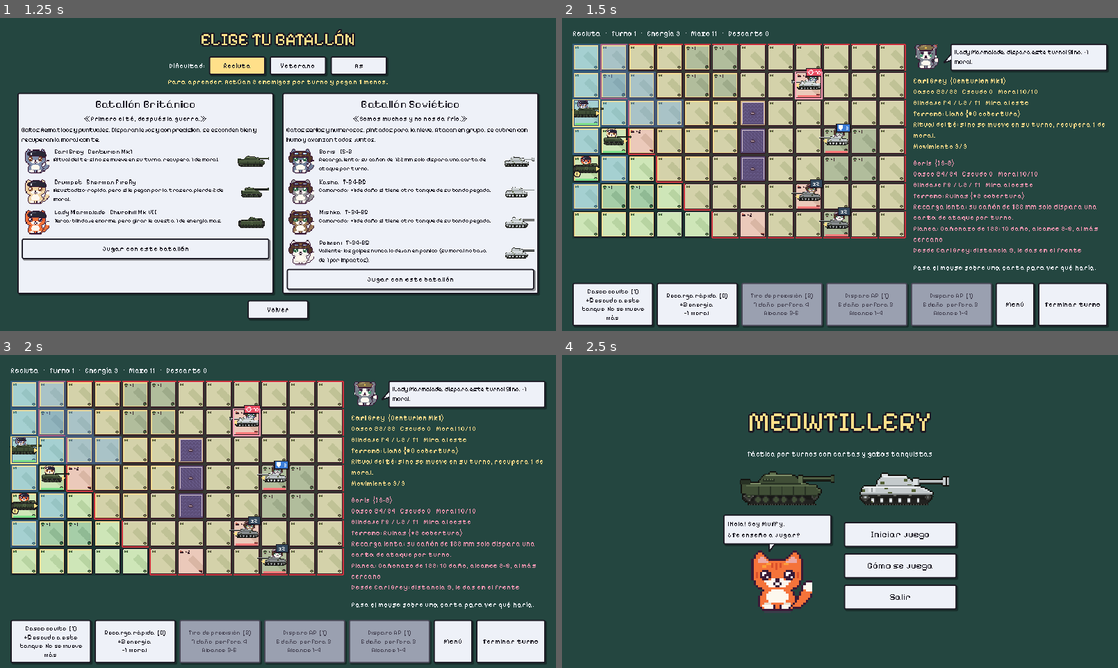
Above: before the commit, frames 1-4 (two rows, left to right).
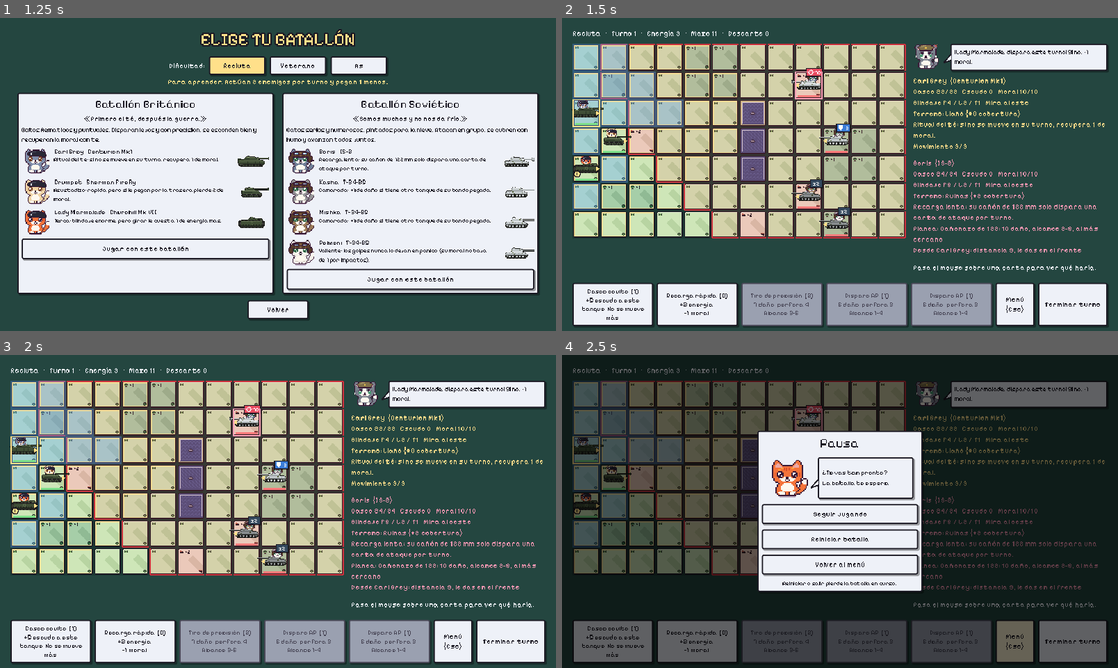
Above: after the commit, the same moments.

Repository: metaliaw/meowtillery
Game: Godot game, scene res://scenes/menu.tscn
Same seed, same stepped clock (60 frames per second), same inputs: the game is played once before the commit and once after it.
Inputs (mouse positions are in pixels of both pictures, inside the frame that each line leads up to):
- Up to frame 1 (1.25 s): click "Iniciar juego" at 0.5 s
- Up to frame 2 (1.5 s): click "Jugar con este batallón" at 1.25 s
- Up to frame 3 (2 s): no input
- Up to frame 4 (2.5 s): click (1012, 642) at 2 s, where only the run before the commit has a clickable "Menú"

Frame 1 is identical in both runs. In frame 2, less than 0.1% of the frame differs, in the area x 79-83%, y 89-95%; in frame 3, less than 0.1%; in frame 4, 95%, in the area x 0-100%, y 0-100%.

Commit message:
Menú de pausa en combate (botón y Esc): seguir, reiniciar o volver al menú
También oscurece el fondo de la pantalla de victoria o derrota.

Co-Authored-By: Claude Opus 5.5 <noreply@anthropic.com>

Diff:
--- a/scripts/escena_combate.gd
+++ b/scripts/escena_combate.gd
@@ -35,7 +35,8 @@
 var _fin_sonado := false
 var _mano: HBoxContainer
 var _boton_turno: Button
-var _capa_final: CenterContainer
+var _capa_final: Control
+var _capa_pausa: Control
 var _texto_final: Label
 
 
@@ -130,9 +131,9 @@
 	_mano.add_theme_constant_override("separation", 8)
 	abajo.add_child(_mano)
 	var menu := Button.new()
-	menu.text = "Menú"
+	menu.text = "Menú\n(Esc)"
 	menu.custom_minimum_size = Vector2(90, 100)
-	menu.pressed.connect(_ir_al_menu)
+	menu.pressed.connect(_abrir_pausa)
 	abajo.add_child(menu)
 	_boton_turno = Button.new()
 	_boton_turno.text = "Terminar turno"
@@ -140,13 +141,11 @@
 	_boton_turno.pressed.connect(func(): combate.terminar_turno())
 	abajo.add_child(_boton_turno)
 
-	_capa_final = CenterContainer.new()
-	_capa_final.set_anchors_preset(Control.PRESET_FULL_RECT)
-	_capa_final.visible = false
-	add_child(_capa_final)
+	var final := _capa_oscura()
+	_capa_final = final[0]
 	var caja_final := VBoxContainer.new()
 	caja_final.add_theme_constant_override("separation", 14)
-	_capa_final.add_child(caja_final)
+	final[1].add_child(caja_final)
 	_texto_final = Estilo.titulo("", 64)
 	caja_final.add_child(_texto_final)
 	var otra := Button.new()
@@ -157,6 +156,81 @@
 	volver.text = "Volver al menú"
 	volver.pressed.connect(_ir_al_menu)
 	caja_final.add_child(volver)
+
+	_construir_pausa()
+
+
+## Capa a pantalla completa que oscurece el juego (y bloquea sus clics) con un
+## contenedor centrado encima. Devuelve [capa, centro]. Empieza oculta.
+func _capa_oscura() -> Array:
+	var capa := Control.new()
+	capa.set_anchors_preset(Control.PRESET_FULL_RECT)
+	capa.visible = false
+	add_child(capa)
+	var sombra := ColorRect.new()
+	sombra.color = Color(0, 0, 0, 0.6)
+	sombra.set_anchors_preset(Control.PRESET_FULL_RECT)
+	sombra.mouse_filter = Control.MOUSE_FILTER_STOP
+	capa.add_child(sombra)
+	var centro := CenterContainer.new()
+	centro.set_anchors_preset(Control.PRESET_FULL_RECT)
+	capa.add_child(centro)
+	return [capa, centro]
+
+
+## Menú de pausa: seguir, reiniciar la batalla o volver al menú. Se abre con el botón
+## "Menú" o con Esc, y Esc también lo cierra.
+func _construir_pausa() -> void:
+	var pausa := _capa_oscura()
+	_capa_pausa = pausa[0]
+	var panel := PanelContainer.new()
+	panel.custom_minimum_size = Vector2(380, 0)
+	pausa[1].add_child(panel)
+	var caja := VBoxContainer.new()
+	caja.add_theme_constant_override("separation", 12)
+	panel.add_child(caja)
+	var titulo := Estilo.texto_en_papel("Pausa", 30)
+	titulo.horizontal_alignment = HORIZONTAL_ALIGNMENT_CENTER
+	caja.add_child(titulo)
+	var fila := HBoxContainer.new()
+	fila.add_theme_constant_override("separation", 22)
+	fila.alignment = BoxContainer.ALIGNMENT_CENTER
+	caja.add_child(fila)
+	fila.add_child(Gato.new(3))
+	var globo := Globo.new("¿Te vas tan pronto?\nLa batalla te espera.", 15, "izquierda")
+	globo.cola_pos = 0.6
+	globo.custom_minimum_size = Vector2(220, 0)  # sin ancho mínimo el texto se apila en columna
+	fila.add_child(globo)
+	for opcion in [["Seguir jugando", _cerrar_pausa], ["Reiniciar batalla", _reiniciar_desde_pausa],
+			["Volver al menú", _ir_al_menu]]:
+		var b := Button.new()
+		b.text = opcion[0]
+		b.custom_minimum_size = Vector2(0, 46)
+		b.pressed.connect(opcion[1])
+		caja.add_child(b)
+	var aviso := Estilo.texto_en_papel("Reiniciar o salir pierde la batalla en curso.", 13)
+	aviso.horizontal_alignment = HORIZONTAL_ALIGNMENT_CENTER
+	caja.add_child(aviso)
+
+
+func _abrir_pausa() -> void:
+	if not _capa_final.visible:
+		_capa_pausa.visible = true
+
+
+func _cerrar_pausa() -> void:
+	_capa_pausa.visible = false
+
+
+func _reiniciar_desde_pausa() -> void:
+	_capa_pausa.visible = false
+	_nueva_partida()
+
+
+func _unhandled_input(evento: InputEvent) -> void:
+	if evento.is_action_pressed("ui_cancel") and not _capa_final.visible:
+		_capa_pausa.visible = not _capa_pausa.visible
+		get_viewport().set_input_as_handled()
 
 
 func _ir_al_menu() -> void:
